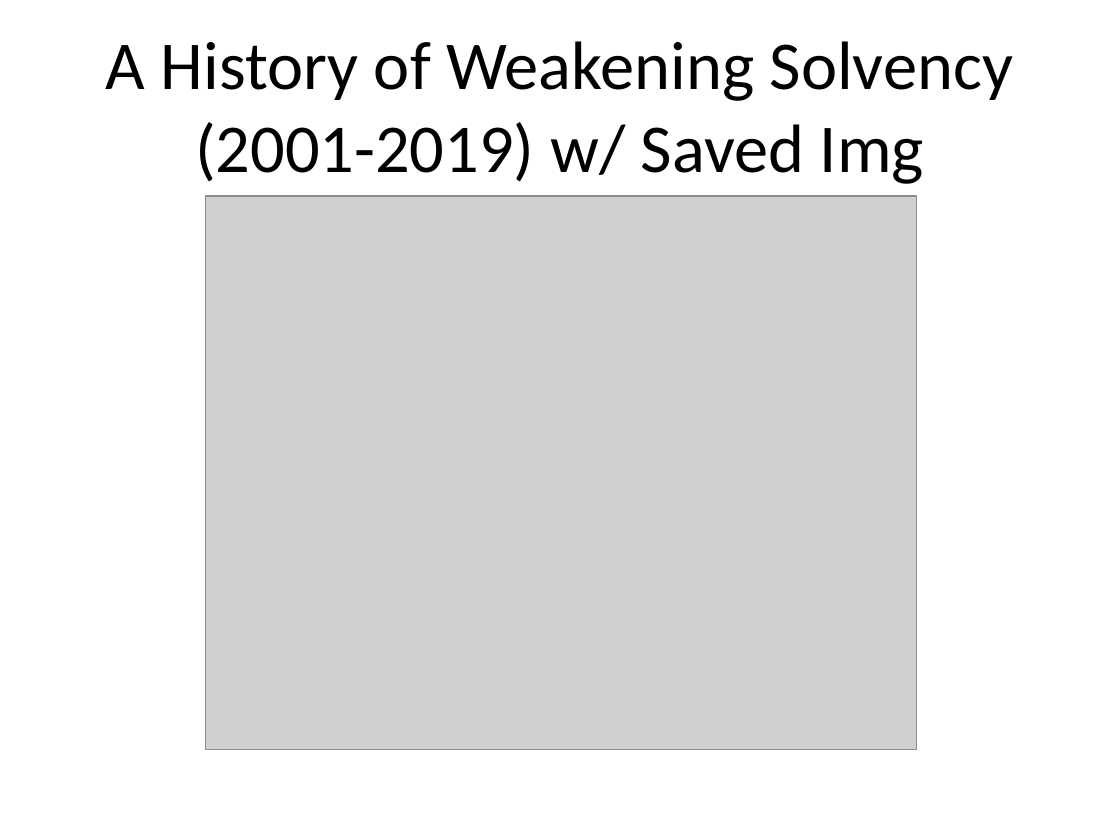
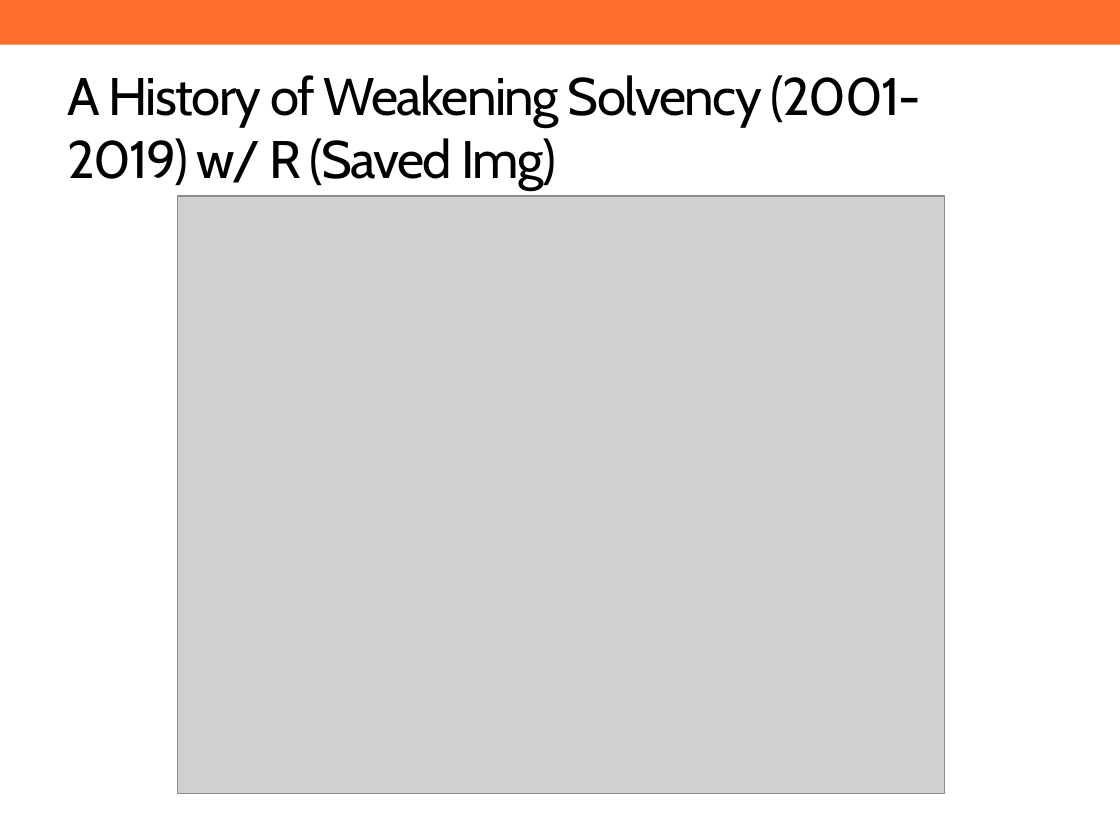
Before and after one commit to ReasonFoundation/GraphicsR, a slide deck: slide 7 of SamplePPT.pptx. Drawn at 1120x840 pixels with LibreOffice and Linux fonts; fonts in the diff are those of the drawing; grey boxes stand for pictures; background and template pictures are left out. Boxes give left, top, right and bottom in pixels: in the first picture for what was removed or moved away, otherwise in the second. Text is boxed around its words. In the diff, an @@ line names an element or a change of style, - is before the commit and + after.

```diff
--- a/SamplePPT.pptx
+++ b/SamplePPT.pptx
@@ rectangle added at box(0, 0, 1120, 45), fill #FF6D2C @@
@@ title at box(67, 75, 920, 190): text changed; size 44 to 34 pt; font Calibri to Cabin @@
-A History of Weakening Solvency (2001-2019) w/ Saved Img
+A History of Weakening Solvency (2001-2019) w/ R (Saved Img)
@@ picture: place and size @@
-picture at box(205, 196, 916, 749)
+picture at box(177, 196, 944, 793)
```
Also in this commit, not shown: 7 other slides changed, 1 other file.
